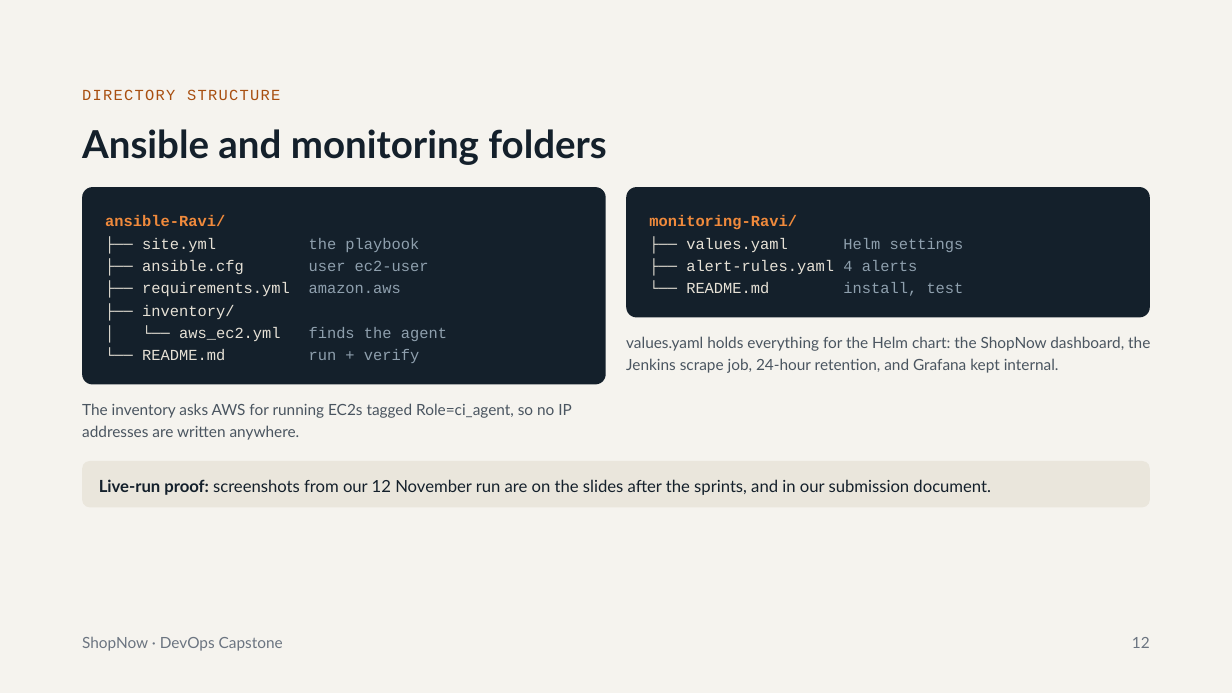
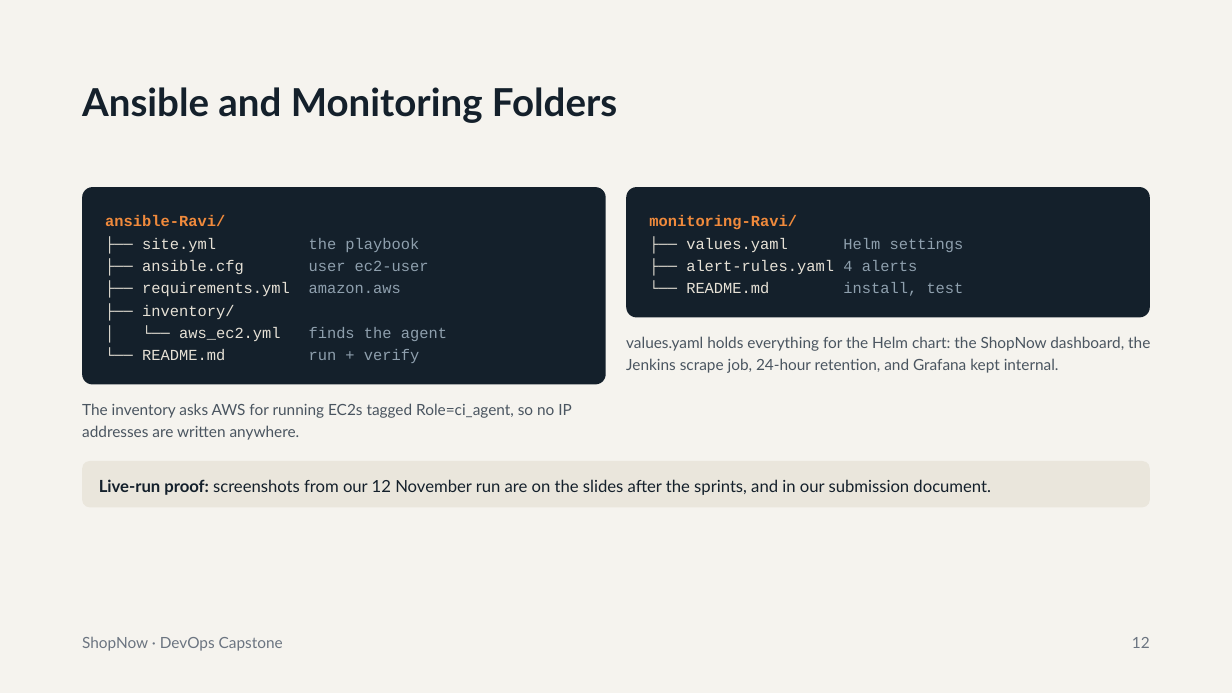
Before and after one commit to banalasusmitha/Capstone_Project-Web-Application-with-CI-CD-DevOps, a slide deck: slide 12 of final-delivery/ShopNow_DevOps_Capstone.pptx. Drawn at 1232x693 pixels with LibreOffice and Linux fonts; fonts in the diff are those of the drawing. Boxes give left, top, right and bottom in pixels: in the first picture for what was removed or moved away, otherwise in the second. Text is boxed around its words. In the diff, an @@ line names an element or a change of style, - is before the commit and + after.

```diff
--- a/final-delivery/ShopNow_DevOps_Capstone.pptx
+++ b/final-delivery/ShopNow_DevOps_Capstone.pptx
@@ title at <box>82,87,617,123</box>: text changed @@
-Ansible and monitoring folders
+Ansible and Monitoring Folders
@@ text removed at <box>82,89,280,100</box> @@
-DIRECTORY STRUCTURE
```
Also in this commit, not shown: 23 other slides changed, 11 slides added, 3 slides removed, 1 other file.
